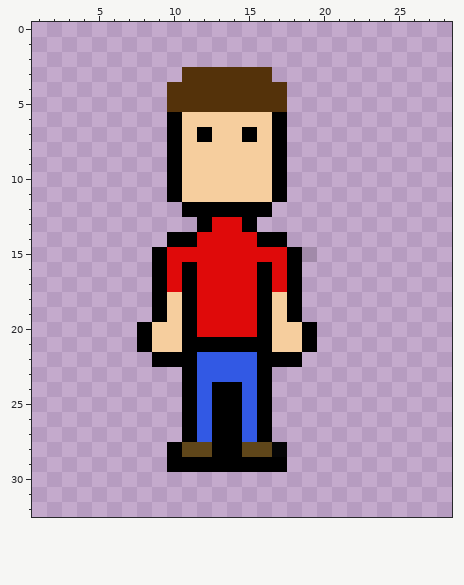
Sprite sheet -- res/characterSheet.png. Above is the file before it was changed.
The file is 256x256 pixels. Pixels under 10% opacity are left out. Colours within 5 levels of each other are drawn and written as one. Shown: x 1..28, y 0..32.
After:
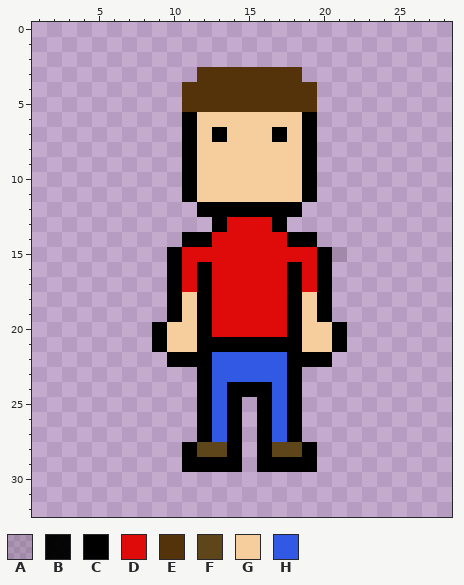
Palette (. is transparent): A #0000001e  B #000000f8  C #000000  D #df0a0a  E #54320a  F #5f461a  G #f6ce9e  H #3259e4
The edit:
The edit adds colour A in row 15 at x 21.
The edit adds colour C in rows 6 to 11 at x 19; in row 12 at x 17 to 18; in row 13 at x 17; in row 14 at x 18 to 19; in rows 15 to 19 at x 20; in rows 20 to 21 at x 21.
The edit adds colour C in row 22 at x 19 to 20; in rows 23 to 27 at x 18; in row 28 at x 19; in row 29 at x 18 to 19.
Colour D gives way to colour C in row 13 at x 13; in row 14 at x 12; in row 15 at x 10; in rows 16 to 17 at x 10 and 12; in rows 18 to 20 at x 12.
Colour F gives way to colour C in row 28 at x 11 and 16.
Colour G gives way to colour C in row 6 at x 11; in row 7 at x 11 and 13; in rows 8 to 11 at x 11; in rows 18 to 19 at x 10; in row 20 at x 9 and 18; in row 21 at x 9 and 17 to 18.
Colour H gives way to colour C in rows 22 to 23 at x 12; in row 24 at x 12 and 15; in rows 25 to 27 at x 12.
The edit adds colour D in row 13 at x 16; in rows 16 to 17 at x 19.
Colour A gives way to colour D in row 15 at x 19.
Colour C gives way to colour D in row 13 at x 15; in row 14 at x 16 to 17; in row 15 at x 18; in rows 16 to 17 at x 11 and 16; in rows 18 to 20 at x 16.
Colour G gives way to colour D in rows 18 to 20 at x 17.
The edit adds colour E in row 3 at x 17 to 18; in rows 4 to 5 at x 18 to 19.
The edit adds colour F in row 28 at x 18.
Colour B gives way to colour F in row 28 at x 17.
Colour C gives way to colour F in row 28 at x 13.
The edit adds colour G in rows 6 to 11 at x 18; in rows 18 to 19 at x 19; in rows 20 to 21 at x 20.
Colour C gives way to colour G in row 6 at x 17; in row 7 at x 12 and 15; in rows 8 to 11 at x 17; in rows 18 to 19 at x 11; in rows 20 to 21 at x 11 and 19.
The edit adds colour H in rows 23 to 27 at x 17.
Colour C gives way to colour H in row 22 at x 16 to 17; in row 23 at x 16; in rows 24 to 27 at x 13.
Colour C is removed in rows 6 to 11 at x 10; in row 12 at x 11; in row 13 at x 12; in row 14 at x 10; in rows 15 to 19 at x 9; in rows 20 to 21 at x 8.
Colour C is removed in row 22 at x 9; in rows 23 to 27 at x 11; in row 28 at x 10; in row 29 at x 10 and 15.
Colour E is removed in row 3 at x 11; in rows 4 to 5 at x 10.
Colour F is removed in row 28 at x 15.
Colour H is removed in rows 25 to 27 at x 15.
